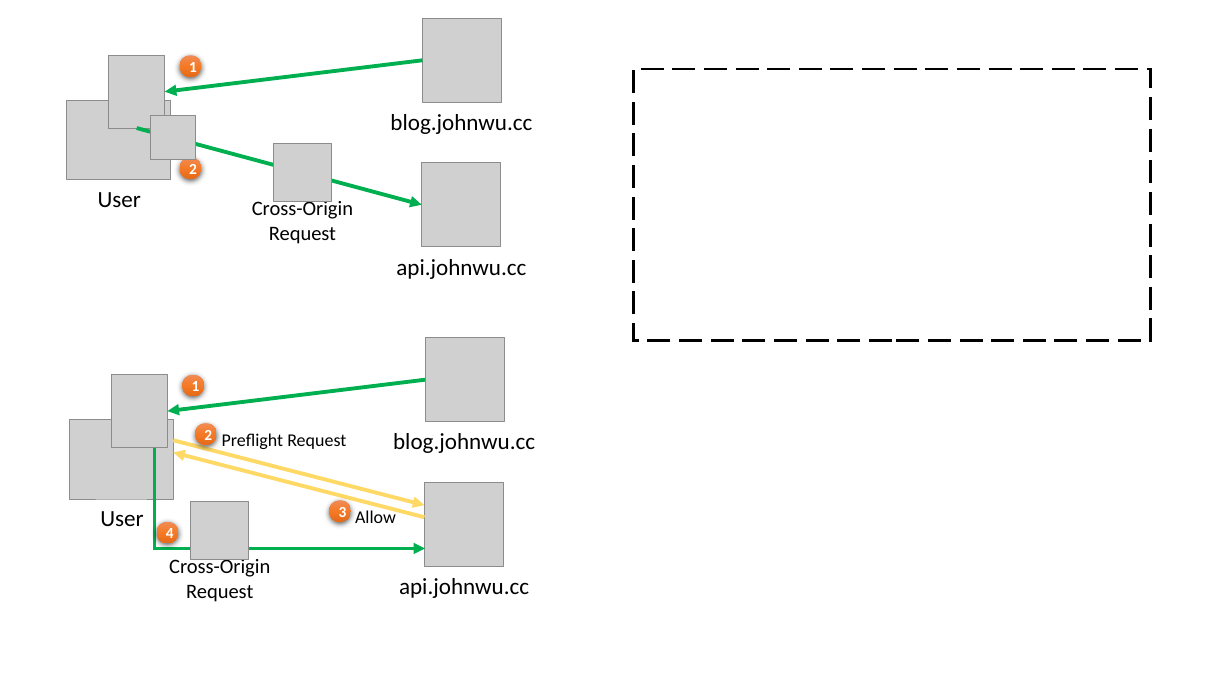
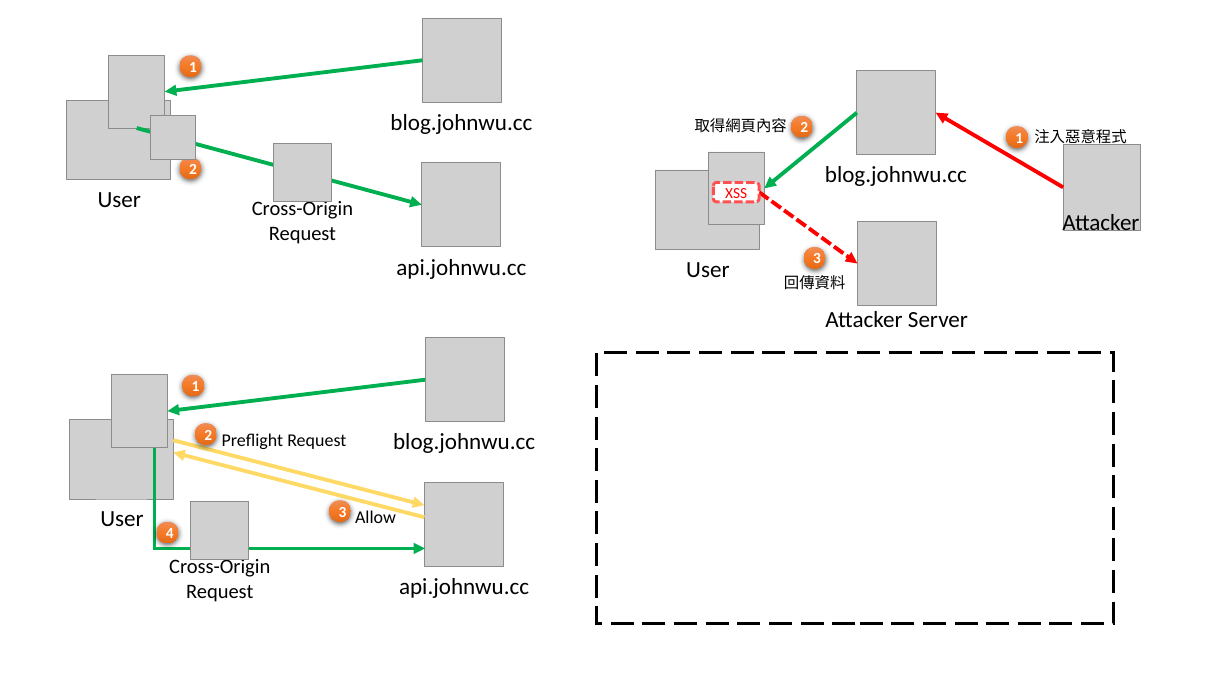
Before and after one commit to johnwu1114/blog-johnwu-cc, a slide deck: slide 26 of source/_assets/ironman.pptx. Drawn at 1232x693 pixels with LibreOffice and Linux fonts; fonts in the diff are those of the drawing; grey boxes stand for pictures. Boxes give left, top, right and bottom in pixels: in the first picture for what was removed or moved away, otherwise in the second. Text is boxed around its words. In the diff, an @@ line names an element or a change of style, - is before the commit and + after.

```diff
--- a/source/_assets/ironman.pptx
+++ b/source/_assets/ironman.pptx
@@ picture added at [857,70,935,154] @@
@@ text added at [695,118,787,133], 12 pt, text #000000 @@
+取得網頁內容
@@ arrow added from (857, 113) to (764, 189), #00B050 3 pt @@
@@ ellipse added at [791,116,812,137], fill gradient #F18C57 to #F67B28 to #E56C19, 12 pt, text #FFFFFF, bold @@
+2
@@ arrow added from (1064, 188) to (936, 113), #FF0000 3 pt @@
@@ ellipse added at [1006,127,1028,148], fill gradient #F18C57 to #F67B28 to #E56C19, 12 pt, text #FFFFFF, bold @@
+1
@@ text added at [1034,129,1126,147], 12 pt, text #000000 @@
+注入惡意程式
@@ picture added at [1064,144,1141,230] @@
@@ picture added at [655,170,759,250] @@
@@ rectangle added at [656,170,759,250], fill #FFFFFF @@
@@ picture added at [708,152,764,226] @@
@@ text added at [825,166,967,186], 18 pt, text #000000 @@
+blog.johnwu.cc
@@ rounded rectangle added at [714,182,759,201], fill #FFFFFF, outline #FF5050 2.25 pt dashed, 12 pt, text #FF0000 @@
+XSS
@@ arrow added from (760, 192) to (858, 263), #FF0000 3 pt dashed @@
@@ picture added at [858,222,936,306] @@
@@ text added at [1062,210,1139,236], 18 pt, text #000000 @@
+Attacker
@@ text added at [686,262,729,277], 18 pt, text #000000 @@
+User
@@ ellipse added at [804,247,825,268], fill gradient #F18C57 to #F67B28 to #E56C19, 12 pt, text #FFFFFF, bold @@
+3
@@ text added at [784,275,846,290], 12 pt, text #000000 @@
+回傳資料
@@ text added at [825,311,968,327], 18 pt, text #000000 @@
+Attacker Server
@@ rectangle: place and size @@
-rectangle at [633,69,1150,341]
+rectangle at [597,352,1114,624]
```
Also in this commit, not shown: 11 other files.
